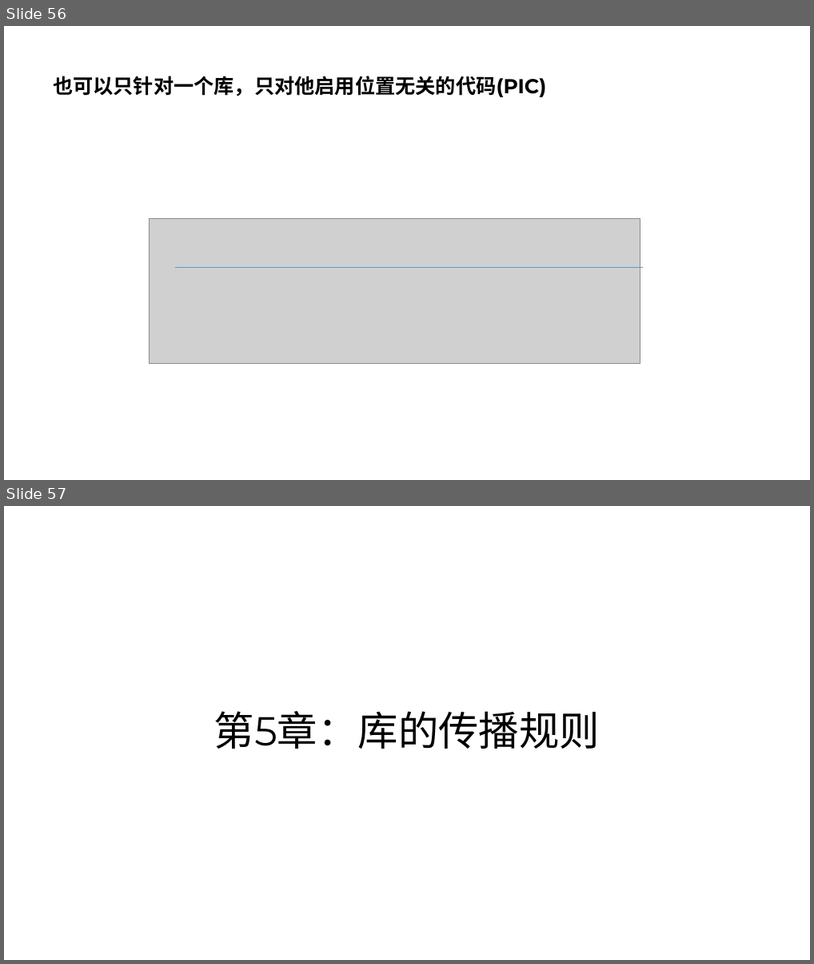
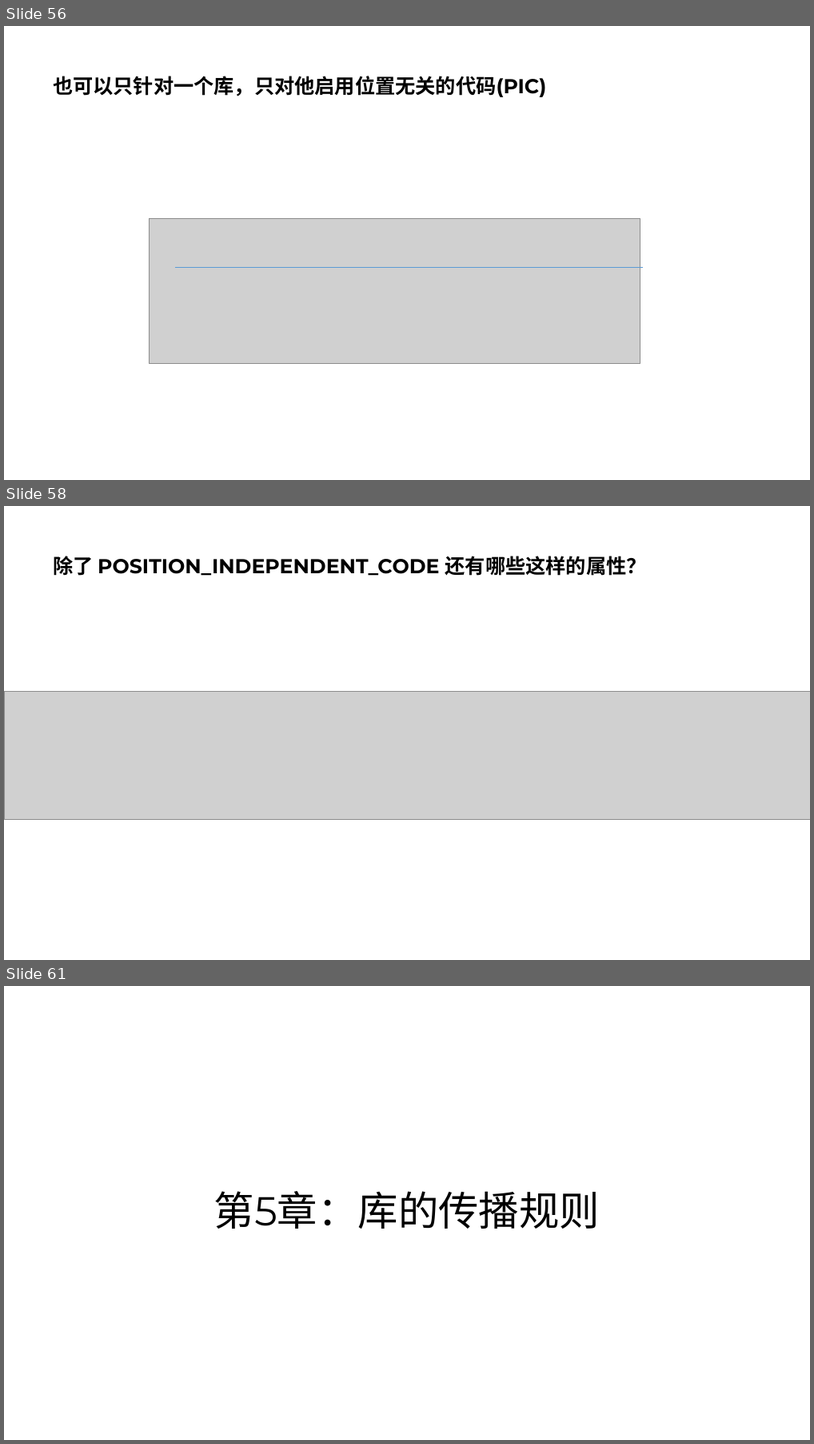
Before and after one commit to parallel101/course, a slide deck: 11/slides.pptx. Shown one above the other, each under a label of ours: slides 56 and 57 before the commit, slides 56, 58 and 61 after it; the slides between them are not shown. The pictures are 814x964 and 814x1444 pixels, drawn with LibreOffice and Linux fonts; fonts in the diff are those of the drawing; grey boxes stand for pictures. Boxes give left, top, right and bottom in pixels: in the first picture for what was removed or moved away, otherwise in the second. Text is boxed around its words. In the diff, an @@ line names an element or a change of style, - is before the commit and + after.

```diff
--- a/11/slides.pptx
+++ b/11/slides.pptx
@@ slide 58 added at (4,506,810,960), background #FFFFFF @@
@@ title added at (53,556,647,576), 24 pt, text #000000, bold @@
+除了 POSITION_INDEPENDENT_CODE 还有哪些这样的属性？
@@ picture added at (4,691,810,819) @@
@@ what was slide 57 is now slide 61 @@
```
Also in this commit, not shown: 3 other slides added, 13 other files.
